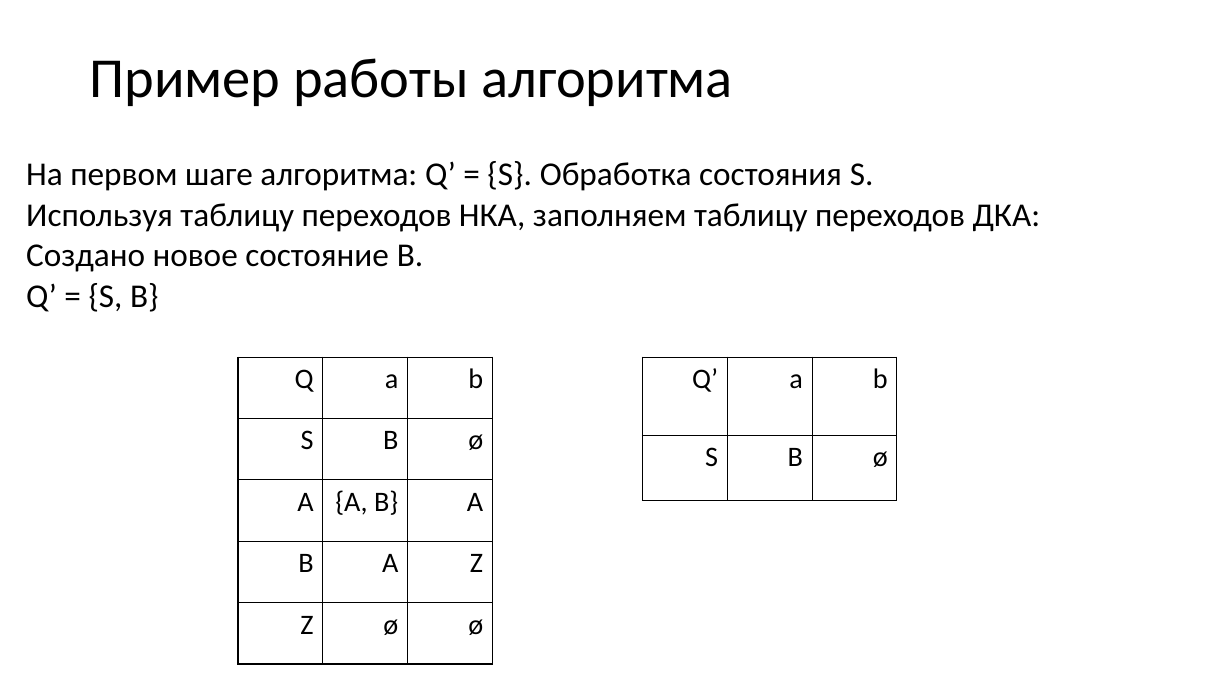
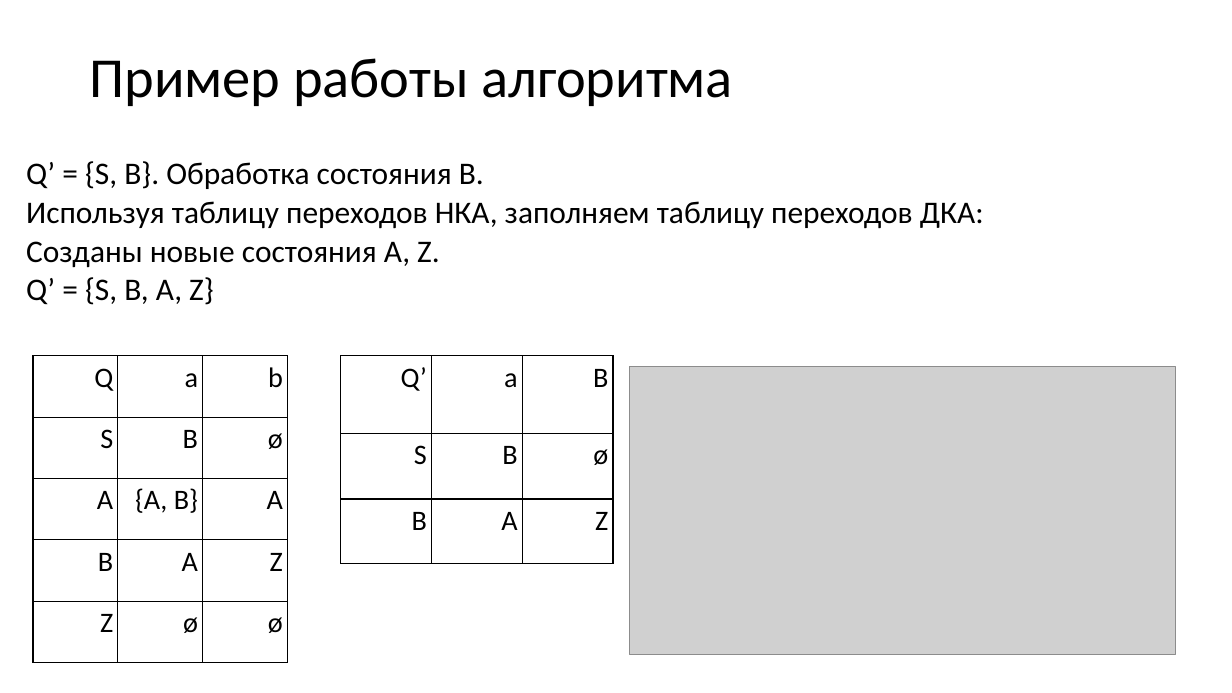
Before and after one commit to goddamnteam/korzun, a slide deck: slide 14 of task4.pptx (slide 13 before the commit). Drawn at 1232x693 pixels with LibreOffice and Linux fonts; fonts in the diff are those of the drawing; grey boxes stand for pictures. Boxes give left, top, right and bottom in pixels: in the first picture for what was removed or moved away, otherwise in the second. Text is boxed around its words. In the diff, an @@ line names an element or a change of style, - is before the commit and + after.

```diff
--- a/task4.pptx
+++ b/task4.pptx
@@ text at (26,161,484,189): text changed; size 25.9 to 24.5 pt @@
-На первом шаге алгоритма: Q’ = {S}. Обработка состояния S.
+Q’ = {S, B}. Обработка состояния B.
@@ text at (26,201,984,229): size 25.9 to 24.5 pt in "Используя таблицу переходов НКА, заполняем таблицу переходов ..."; line spacing 0.7 to 0.72; less space between paragraphs @@
@@ text at (26,241,440,305): text changed; size 25.9 to 24.5 pt @@
-Создано новое состояние B.
-Q’ = {S, B}
+Созданы новые состояния A, Z.
+Q’ = {S, B, A, Z}
@@ table: place and size @@
-table at (238,357,494,664)
+table at (33,356,288,663)
@@ table at (341,356,613,563) @@
-row 1, column 3: b
+row 1, column 3: B
+row 3: B | A | Z
@@ table: place and size @@
-table at (642,357,897,500)
+table at (341,356,613,563)
@@ picture added at (629,367,1176,654) @@
```
Also in this commit, not shown: 15 other slides changed, 1 slide added.
